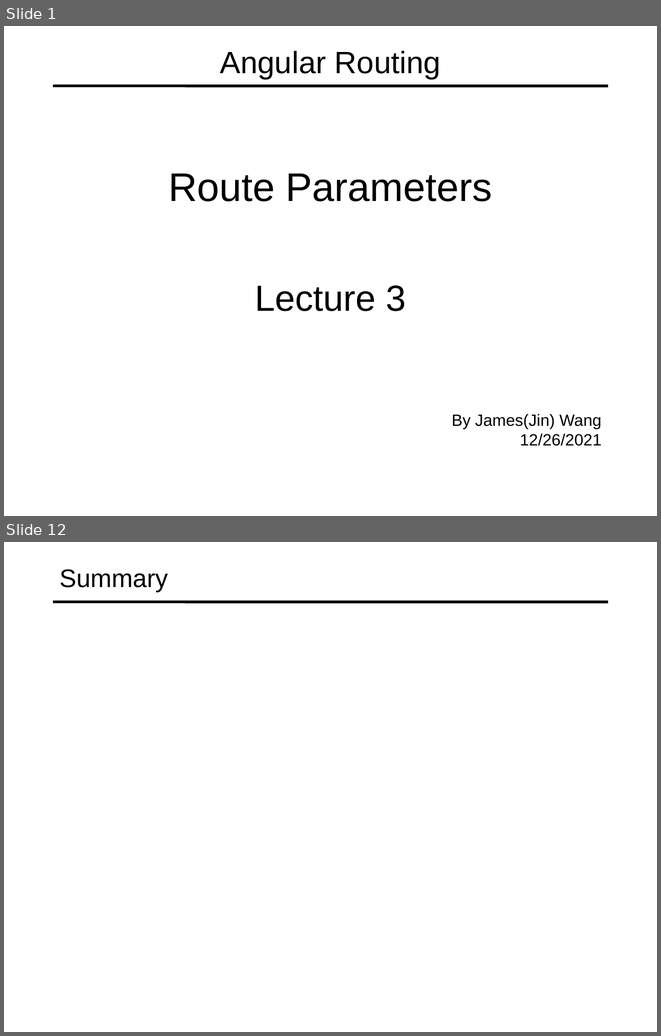
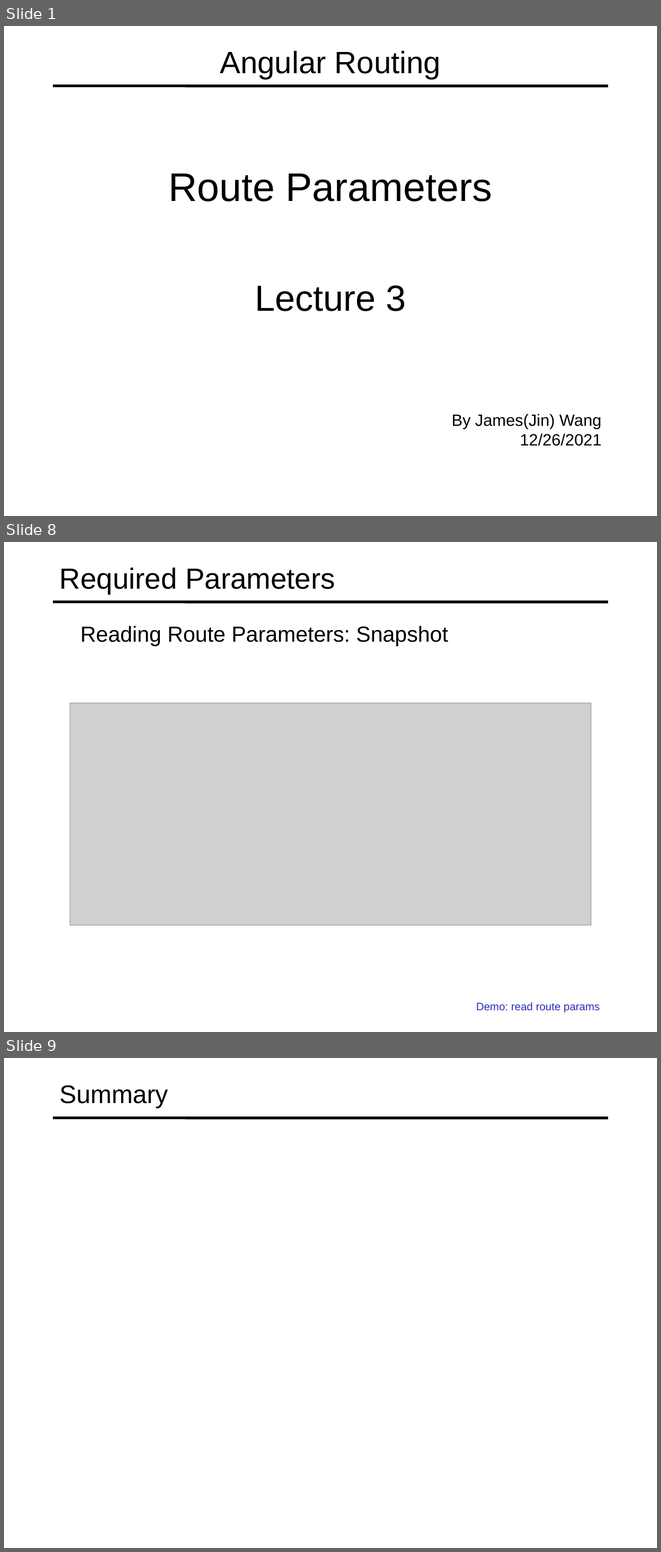
Before and after one commit to specter01wj/Jago_Link_Training, a slide deck: Angular/Angular12/Deep Dive/Angular Routing/3_Route Parameters/L3_Route Parameters.ppt. Shown one above the other, each under a label of ours: slides 1 and 12 before the commit, slides 1, 8 and 9 after it; the slides between them are not shown. The pictures are 661x1036 and 661x1552 pixels, drawn with LibreOffice and Linux fonts; fonts in the diff are those of the drawing; grey boxes stand for pictures. Boxes give left, top, right and bottom in pixels: in the first picture for what was removed or moved away, otherwise in the second. Text is boxed around its words. In the diff, an @@ line names an element or a change of style, - is before the commit and + after.

```diff
--- a/Angular/Angular12/Deep Dive/Angular Routing/3_Route Parameters/L3_Route Parameters.ppt
+++ b/Angular/Angular12/Deep Dive/Angular Routing/3_Route Parameters/L3_Route Parameters.ppt
@@ slide 8 added at (x1=4, y1=542, x2=657, y2=1032), background #FFFFFF; not listed: 1 template element that a slide beside it also shows @@
@@ title added at (x1=60, y1=567, x2=335, y2=594), 32 pt, text #000000 @@
+Required Parameters
@@ text added at (x1=80, y1=626, x2=448, y2=646), 24 pt, text #000000 @@
+  Reading Route Parameters: Snapshot
@@ picture added at (x1=70, y1=703, x2=591, y2=925) @@
@@ text added at (x1=476, y1=1002, x2=600, y2=1013), 12 pt, text #2D2DB9 @@
+  Demo: read route params
@@ what was slide 12 is now slide 9 @@
```
Also in this commit, not shown: 6 other slides added, 10 slides removed.
